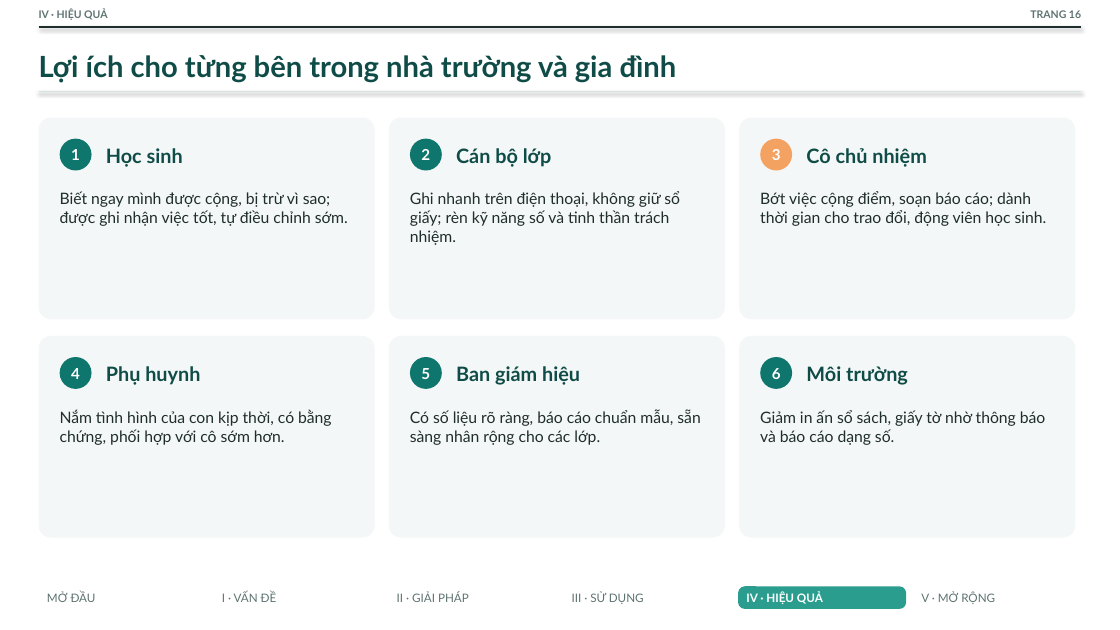
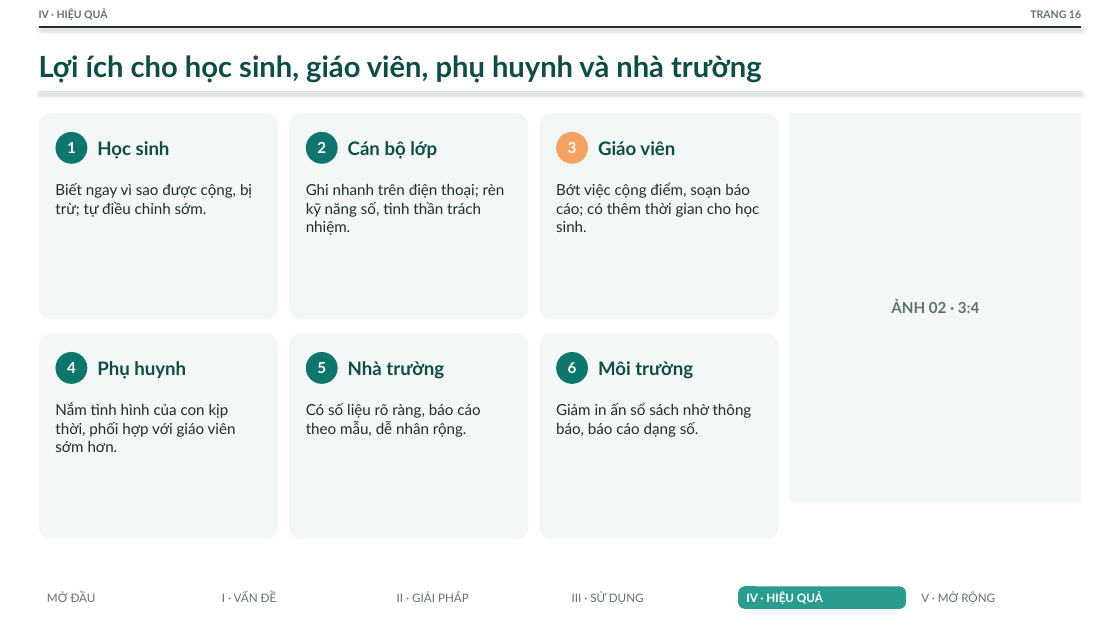
Before and after one commit to THPTYenHoa/Theo-doi-hanh-kiem-11D3-nam-hoc-2026-2027, a slide deck: slide 16 of docs/20261009_BaiDuThi_So_hanh_kiem_11D3.pptx. Drawn at 1120x630 pixels with LibreOffice and Linux fonts; fonts in the diff are those of the drawing. Boxes give left, top, right and bottom in pixels: in the first picture for what was removed or moved away, otherwise in the second. Text is boxed around its words. In the diff, an @@ line names an element or a change of style, - is before the commit and + after.

```diff
--- a/docs/20261009_BaiDuThi_So_hanh_kiem_11D3.pptx
+++ b/docs/20261009_BaiDuThi_So_hanh_kiem_11D3.pptx
@@ text at (x1=39, y1=55, x2=762, y2=82): text changed @@
-Lợi ích cho từng bên trong nhà trường và gia đình
+Lợi ích cho học sinh, giáo viên, phụ huynh và nhà trường
@@ rounded rectangle resized from (x1=39, y1=118, x2=375, y2=319) to (x1=39, y1=113, x2=278, y2=319) @@
@@ rounded rectangle resized from (x1=739, y1=118, x2=1075, y2=319) to (x1=289, y1=113, x2=528, y2=319) @@
@@ rounded rectangle resized from (x1=389, y1=118, x2=725, y2=319) to (x1=539, y1=113, x2=779, y2=319) @@
@@ rectangle added at (x1=790, y1=113, x2=1081, y2=502), fill #F4F7F7 @@
@@ 2 texts, 2 ellipses moved together from (x1=60, y1=139, x2=92, y2=389) to (x1=55, y1=132, x2=87, y2=384) @@
@@ text "Học sinh" moved from (x1=106, y1=148, x2=183, y2=167) to (x1=97, y1=141, x2=170, y2=159) @@
@@ 2 texts, 2 ellipses moved together from (x1=410, y1=139, x2=442, y2=389) to (x1=306, y1=132, x2=338, y2=384) @@
@@ text "Cán bộ lớp" moved from (x1=456, y1=148, x2=552, y2=167) to (x1=348, y1=141, x2=437, y2=159) @@
@@ 2 texts, 2 ellipses moved together from (x1=760, y1=139, x2=792, y2=389) to (x1=556, y1=132, x2=588, y2=384) @@
@@ text added at (x1=598, y1=141, x2=675, y2=155), 16 pt, text #0F4C47, bold @@
+Giáo viên
@@ text removed at (x1=806, y1=148, x2=927, y2=167) @@
-Cô chủ nhiệm
@@ text at (x1=55, y1=183, x2=252, y2=217): text changed; size 13.5 to 13 pt @@
-Biết ngay mình được cộng, bị trừ vì sao; được ghi nhận việc tốt, tự điều chỉnh sớm.
+Biết ngay vì sao được cộng, bị trừ; tự điều chỉnh sớm.
@@ text at (x1=306, y1=184, x2=505, y2=235): text changed; size 13.5 to 13 pt @@
-Ghi nhanh trên điện thoại, không giữ sổ giấy; rèn kỹ năng số và tinh thần trách nhiệm.
+Ghi nhanh trên điện thoại; rèn kỹ năng số, tinh thần trách nhiệm.
@@ text at (x1=556, y1=182, x2=759, y2=232): text changed; size 13.5 to 13 pt @@
-Bớt việc cộng điểm, soạn báo cáo; dành thời gian cho trao đổi, động viên học sinh.
+Bớt việc cộng điểm, soạn báo cáo; có thêm thời gian cho học sinh.
@@ text added at (x1=891, y1=300, x2=979, y2=313), 13 pt, text #5F7472, bold @@
+ẢNH 02 · 3:4
@@ rounded rectangle resized from (x1=39, y1=336, x2=375, y2=538) to (x1=39, y1=334, x2=278, y2=539) @@
@@ text "Phụ huynh" moved from (x1=106, y1=366, x2=200, y2=385) to (x1=97, y1=361, x2=186, y2=379) @@
@@ rounded rectangle resized from (x1=739, y1=336, x2=1075, y2=538) to (x1=289, y1=334, x2=528, y2=539) @@
@@ rounded rectangle resized from (x1=389, y1=336, x2=725, y2=538) to (x1=539, y1=334, x2=779, y2=539) @@
@@ size 17 to 16 pt in 4 elements at (x1=97, y1=361, x2=186, y2=379), (x1=97, y1=141, x2=170, y2=159), (x1=348, y1=141, x2=437, y2=159), (x1=598, y1=361, x2=693, y2=379) @@
@@ text "Môi trường" moved from (x1=806, y1=366, x2=908, y2=385) to (x1=598, y1=361, x2=693, y2=379) @@
@@ text added at (x1=348, y1=361, x2=444, y2=379), 16 pt, text #0F4C47, bold @@
+Nhà trường
@@ text removed at (x1=456, y1=366, x2=580, y2=385) @@
-Ban giám hiệu
@@ text at (x1=55, y1=402, x2=236, y2=452): text changed; size 13.5 to 13 pt @@
-Nắm tình hình của con kịp thời, có bằng chứng, phối hợp với cô sớm hơn.
+Nắm tình hình của con kịp thời, phối hợp với giáo viên sớm hơn.
@@ text at (x1=306, y1=403, x2=480, y2=437): text changed; size 13.5 to 13 pt @@
-Có số liệu rõ ràng, báo cáo chuẩn mẫu, sẵn sàng nhân rộng cho các lớp.
+Có số liệu rõ ràng, báo cáo theo mẫu, dễ nhân rộng.
@@ text at (x1=556, y1=402, x2=752, y2=437): text changed; size 13.5 to 13 pt @@
-Giảm in ấn sổ sách, giấy tờ nhờ thông báo và báo cáo dạng số.
+Giảm in ấn sổ sách nhờ thông báo, báo cáo dạng số.
```
Also in this commit, not shown: 18 other slides changed, 1 slide added, 1 slide removed.
